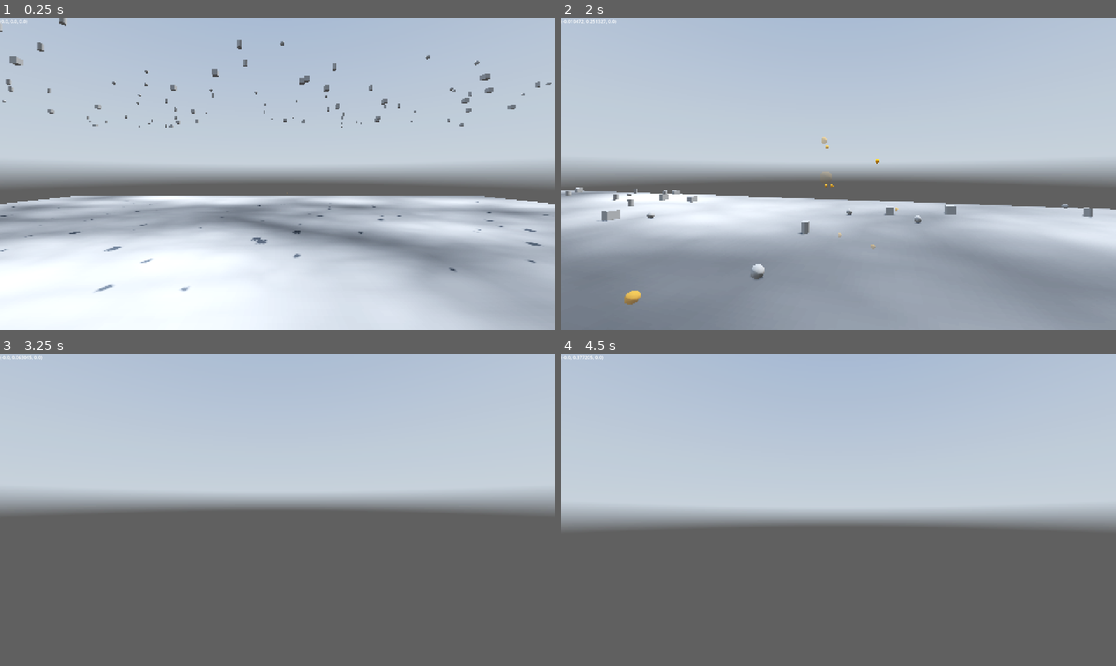
Above: before the commit, frames 1-4 (two rows, left to right).
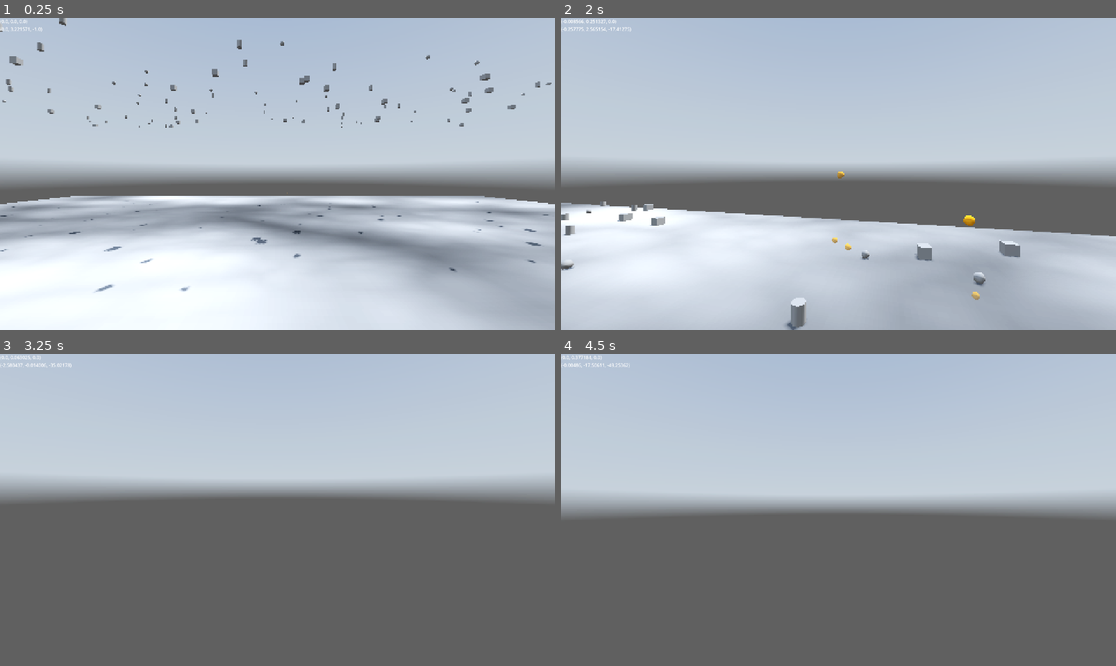
Above: after the commit, the same moments.

Repository: kedalovo/-SG-Movement-Sandbox
Game: Godot game, scene res://Game Container/game_container.tscn
Same seed, same stepped clock (60 frames per second), same inputs: the game is played once before the commit and once after it. A sky picture missing from this copy of the repository is replaced by a grey-blue gradient.
Inputs (mouse positions are in pixels of both pictures, inside the frame that each line leads up to):
- Up to frame 1 (0.25 s): no input
- Up to frame 2 (2 s): move the mouse to (866, 174) at 0.52 s; hold Shift (move_sprint) 0.53-1.28 s; hold W (move_forward) from 0.53 s (still down); click (866, 174) at 0.67 s; tap Space (move_jump) at 0.77, 1.52 s; move the mouse to (810, 174) at 1.27 s; tap E (rotate_clockwise) at 1.35 s; click (810, 174) at 1.42 s
- Up to frame 3 (3.25 s): keep holding W (move_forward); move the mouse to (288, 503) at 2.02 s; hold Q (rotate_counter_clockwise) 2.03-2.78 s; click (288, 503) at 2.17 s; move the mouse to (271, 516) at 2.77 s; tap Shift (move_sprint) at 2.85 s; click (271, 516) at 2.92 s; tap Space (move_jump) at 3.02 s
- Up to frame 4 (4.5 s): keep holding W (move_forward); tap Enter at 3.5 s; move the mouse to (877, 513) at 3.52 s; hold E (rotate_clockwise) 3.53-4.28 s; click (877, 513) at 3.67 s; tap Space (move_jump) at 3.77, 4.25 s; move the mouse to (794, 506) at 4.27 s; tap Q (rotate_counter_clockwise) at 4.35 s; click (794, 506) at 4.42 s

The runs differ from the first frame. In frame 1, less than 0.1% of the frame differs, in the area x 0-8%, y 2-5%; in frame 2, 33%, in the area x 0-100%, y 0-100%; in frame 3, 8.7%; in frame 4, 8.6%.

Commit message:
Added zoom to player - now able to switch 1st and 3rd person perspective. Re added pellets shooting. Started working on moving platforms.

Diff:
--- a/Game Container/game_container.gd
+++ b/Game Container/game_container.gd
@@ -10,3 +10,4 @@
 
 func _process(_delta: float) -> void:
 	label.text = str(game.player.rotation)
+	label_2.text = str(game.player.shoot_reference.global_position)
--- a/Game/game.gd
+++ b/Game/game.gd
@@ -52,4 +52,4 @@
 	var pellet := PELLET.instantiate()
 	pellets.add_child(pellet)
 	pellet.global_position = pos
-	pellet.apply_impulse(direction * pellet.force)
+	pellet.apply_impulse(direction.normalized() * pellet.force)
--- a/Game/game.tscn
+++ b/Game/game.tscn
@@ -74,13 +74,17 @@
 
 [node name="Pellets" type="Node3D" parent="."]
 
-[node name="Gravity Field" parent="." instance=ExtResource("4_jcm6v")]
+[node name="Gravity Fields" type="Node3D" parent="."]
+
+[node name="Gravity Field" parent="Gravity Fields" instance=ExtResource("4_jcm6v")]
 transform = Transform3D(1, 0, 0, 0, 1, 0, 0, 0, 1, 0, 6, 16.9677)
 field_size = Vector3(15, 15, 15)
 
-[node name="Gravity Field2" parent="." instance=ExtResource("4_jcm6v")]
+[node name="Gravity Field2" parent="Gravity Fields" instance=ExtResource("4_jcm6v")]
 transform = Transform3D(1, 0, 0, 0, 1, 0, 0, 0, 1, 0, 1.53023, -14.4393)
 field_size = Vector3(2, 2, 10)
 
 [node name="Player" parent="." instance=ExtResource("4_fwxkx")]
 transform = Transform3D(1, 0, 0, 0, 1, 0, 0, 0, 1, 0, 3, 0)
+
+[connection signal="shooting" from="Player" to="." method="_on_player_shooting"]
--- /dev/null
+++ b/Platform/platform.gd
@@ -0,0 +1,29 @@
+@tool
+extends Node3D
+
+@onready var body: AnimatableBody3D = $Body
+@onready var mesh: CSGBox3D = $Body/Mesh
+@onready var shape: CollisionShape3D = $Body/Shape
+
+@onready var destination: Node3D = $Destination
+
+var _size: Vector3 = Vector3.ONE
+var _destination_pos: Vector3 = Vector3.ZERO
+var _time: float = 0.0
+var _rot_x_speed: float = 0.0
+var _rot_y_speed: float = 0.0
+var _rot_z_speed: float = 0.0
+
+
+@export var size: Vector3 = Vector3.ONE:
+	get:
+		return _size
+	set(v):
+		_size = v
+		size = v
+		mesh.size = v
+		shape.shape.size = v
+
+
+func _ready() -> void:
+	shape.shape = BoxShape3D.new()
--- /dev/null
+++ b/Platform/platform.tscn
@@ -0,0 +1,84 @@
+[gd_scene load_steps=9 format=3 uid="uid://bllfxbi22nu4k"]
+
+[ext_resource type="Script" uid="uid://bv7dmxyjd1djj" path="res://Platform/platform.gd" id="1_0v4dy"]
+
+[sub_resource type="BoxShape3D" id="BoxShape3D_7mcu4"]
+
+[sub_resource type="StandardMaterial3D" id="StandardMaterial3D_0v4dy"]
+shading_mode = 0
+albedo_color = Color(1, 0, 0, 1)
+
+[sub_resource type="CylinderMesh" id="CylinderMesh_0v4dy"]
+bottom_radius = 0.001
+height = 1.5
+radial_segments = 8
+
+[sub_resource type="StandardMaterial3D" id="StandardMaterial3D_g263t"]
+shading_mode = 0
+albedo_color = Color(0, 1, 0.0390625, 1)
+
+[sub_resource type="Animation" id="Animation_4o3py"]
+resource_name = "bob"
+length = 4.0
+loop_mode = 1
+step = 0.1
+tracks/0/type = "bezier"
+tracks/0/imported = false
+tracks/0/enabled = true
+tracks/0/path = NodePath("CSGMesh3D:position:y")
+tracks/0/interp = 1
+tracks/0/loop_wrap = true
+tracks/0/keys = {
+"handle_modes": PackedInt32Array(0, 0, 0),
+"points": PackedFloat32Array(1, 0, 0, 1, 0, 2, -1, 0, 1, 0, 1, -1, 0, 0, 0),
+"times": PackedFloat32Array(0, 2, 4)
+}
+
+[sub_resource type="Animation" id="Animation_0fui7"]
+length = 0.001
+tracks/0/type = "bezier"
+tracks/0/imported = false
+tracks/0/enabled = true
+tracks/0/path = NodePath("CSGMesh3D:position:y")
+tracks/0/interp = 1
+tracks/0/loop_wrap = true
+tracks/0/keys = {
+"handle_modes": PackedInt32Array(0),
+"points": PackedFloat32Array(1, -0.25, 0, 0.25, 0),
+"times": PackedFloat32Array(0)
+}
+
+[sub_resource type="AnimationLibrary" id="AnimationLibrary_b1qim"]
+_data = {
+&"RESET": SubResource("Animation_0fui7"),
+&"bob": SubResource("Animation_4o3py")
+}
+
+[node name="Platform" type="Node3D"]
+script = ExtResource("1_0v4dy")
+
+[node name="Body" type="AnimatableBody3D" parent="."]
+
+[node name="Mesh" type="CSGBox3D" parent="Body"]
+
+[node name="Shape" type="CollisionShape3D" parent="Body"]
+shape = SubResource("BoxShape3D_7mcu4")
+
+[node name="Destination" type="Node3D" parent="."]
+transform = Transform3D(1, 0, 0, 0, 1, 0, 0, 0, 1, 0, 0, -4.75489)
+
+[node name="CSGCylinder3D" type="CSGCylinder3D" parent="Destination"]
+radius = 0.3
+height = 0.2
+material = SubResource("StandardMaterial3D_0v4dy")
+
+[node name="CSGMesh3D" type="CSGMesh3D" parent="Destination"]
+transform = Transform3D(1, 0, 0, 0, 1, 0, 0, 0, 1, 0, 1, 0)
+mesh = SubResource("CylinderMesh_0v4dy")
+material = SubResource("StandardMaterial3D_g263t")
+
+[node name="AnimationPlayer" type="AnimationPlayer" parent="Destination"]
+libraries = {
+&"": SubResource("AnimationLibrary_b1qim")
+}
+autoplay = "bob"
--- a/Player/player.gd
+++ b/Player/player.gd
@@ -1,6 +1,10 @@
 extends CharacterBody3D
 
+
 class_name Player
+
+
+signal shooting(pos: Vector3, direction: Vector3)
 
 
 @export var speed: float = 5.0
@@ -12,6 +16,9 @@
 @export var air_friction: float = 0.1
 @export var gravity_control: float = 0.15
 
+@export var zoom_limit: float = 5.0
+@export var zoom_force: float = 0.2
+
 @export_range(0.1, 2.0, 0.01) var mouse_sensitivity: float = 1.0
 @export var max_head_angle: float = 75.0
 @export var min_head_angle: float = -75.0
@@ -19,8 +26,11 @@
 @onready var camera_gymbal: Marker3D = $"Camera Gymbal"
 @onready var right_marker: Marker3D = $"Right Marker"
 @onready var up_marker: Marker3D = $"Up Marker"
+@onready var shoot_reference: Marker3D = $"Camera Gymbal/Shoot Reference"
+@onready var position_offset: Marker3D = $"Camera Gymbal/Position Offset"
 
 @onready var coyote_timer: Timer = $"Coyote Timer"
+@onready var shoot_timer: Timer = $"Shoot Timer"
 
 var direction: Vector3 = Vector3.ZERO
 
@@ -43,6 +53,7 @@
 var is_moving: bool = false
 var is_coyote_time: bool = false
 var has_landed: bool = false
+var can_shoot: bool = true
 
 
 func _input(event: InputEvent) -> void:
@@ -59,6 +70,16 @@
 			var final_x_rotation = camera_gymbal.rotation.x + deg_to_rad(-event.screen_relative.y) * mouse_sensitivity
 			if final_x_rotation > deg_to_rad(min_head_angle) and final_x_rotation < deg_to_rad(max_head_angle):
 				camera_gymbal.rotation.x = final_x_rotation
+	if event is InputEventMouseButton:
+		var e := event as InputEventMouseButton
+		if e.is_pressed() and e.button_index == MOUSE_BUTTON_LEFT and can_shoot:
+			can_shoot = false
+			shoot_timer.start()
+			shooting.emit(global_position, shoot_reference.global_position - global_position)
+		elif e.is_pressed() and e.button_index == MOUSE_BUTTON_WHEEL_DOWN:
+			position_offset.position.z = clampf(position_offset.position.z + zoom_force, 0.0, zoom_limit)
+		elif e.is_pressed() and e.button_index == MOUSE_BUTTON_WHEEL_UP:
+			position_offset.position.z = clampf(position_offset.position.z - zoom_force, 0.0, zoom_limit)
 
 
 func _physics_process(delta: float) -> void:
@@ -123,13 +144,17 @@
 
 func toggle_gravity(on: bool) -> void:
 	if on:
-		rotation.x = camera_gymbal.rotation.x
-		camera_gymbal.rotation.x = 0.0
+		get_tree().create_tween().tween_property(self, "rotation:x", camera_gymbal.rotation.x, 0.5).set_ease(Tween.EASE_OUT).set_trans(Tween.TRANS_CUBIC)
+		get_tree().create_tween().tween_property(camera_gymbal, "rotation:x", 0.0, 0.5).set_ease(Tween.EASE_OUT).set_trans(Tween.TRANS_CUBIC)
 	else:
-		camera_gymbal.rotation.x = rotation.x
-		rotation.x = 0.0
+		get_tree().create_tween().tween_property(camera_gymbal, "rotation:x", rotation.x, 0.5).set_ease(Tween.EASE_OUT).set_trans(Tween.TRANS_CUBIC)
+		get_tree().create_tween().tween_property(self, "rotation:x", 0.0, 0.5).set_ease(Tween.EASE_OUT).set_trans(Tween.TRANS_CUBIC)
 		get_tree().create_tween().tween_property(self, "rotation:z", 0.0, 0.5).set_ease(Tween.EASE_OUT).set_trans(Tween.TRANS_CUBIC)
 
 
 func _on_coyote_timer_timeout() -> void:
 	is_coyote_time = false
+
+
+func _on_shoot_timer_timeout() -> void:
+	can_shoot = true
--- a/Player/player.tscn
+++ b/Player/player.tscn
@@ -28,6 +28,9 @@
 [node name="Camera" type="Camera3D" parent="Camera Gymbal/Position Offset"]
 current = true
 
+[node name="Shoot Reference" type="Marker3D" parent="Camera Gymbal"]
+transform = Transform3D(1, 0, 0, 0, 1, 0, 0, 0, 1, 0, 0, -1)
+
 [node name="Right Marker" type="Marker3D" parent="."]
 transform = Transform3D(1, 0, 0, 0, 1, 0, 0, 0, 1, 1, 0, 0)
 
@@ -38,4 +41,8 @@
 wait_time = 0.2
 one_shot = true
 
+[node name="Shoot Timer" type="Timer" parent="."]
+wait_time = 0.2
+
 [connection signal="timeout" from="Coyote Timer" to="." method="_on_coyote_timer_timeout"]
+[connection signal="timeout" from="Shoot Timer" to="." method="_on_shoot_timer_timeout"]
Not shown, added: Platform/platform.gd.uid
